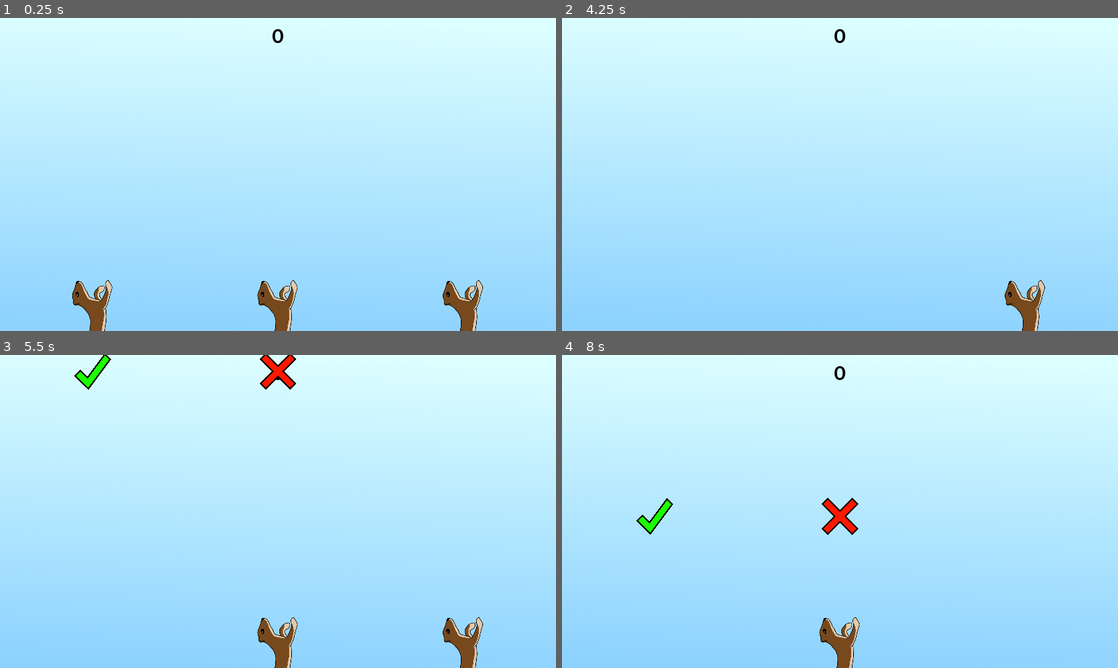
Above: before the commit, frames 1-4 (two rows, left to right).
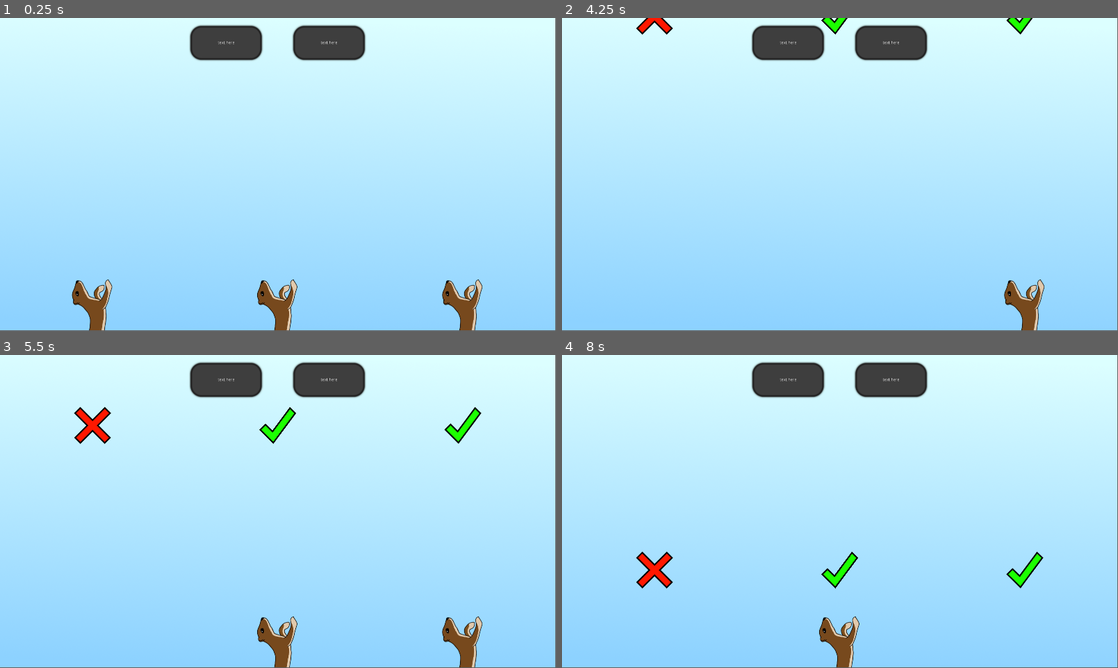
Above: after the commit, the same moments.

Repository: Tuizku/AisticoGamePrototypes
Game: Godot game, scene res://scenes/main.tscn
Same seed, same stepped clock (60 frames per second), same inputs: the game is played once before the commit and once after it.
Inputs:
- Up to frame 1 (0.25 s): no input
- Up to frame 2 (4.25 s): tap Enter at 0.5, 2, 3.5 s; hold Right (ui_right) 0.53-1.28 s; tap Space at 1.25, 2.75 s; hold Down (ui_down) 1.28-2.03 s; hold Right (ui_right) 2.03-3.53 s; hold Left (ui_left) from 3.53 s (still down)
- Up to frame 3 (5.5 s): release Left (ui_left) at 5.03 s; hold Down (ui_down) from 5.03 s (still down)
- Up to frame 4 (8 s): release Down (ui_down) at 5.78 s; hold Right (ui_right) from 5.78 s (still down)
In our replay, the window is 800x450 before the commit and 799x449 after it. These sizes can differ from the game's own. Grey fills any space a smaller window leaves; there, only what the larger window draws over its background counts as a difference.

The runs differ from the first frame. In frame 1, 3.7% of the frame differs, in the area x 12-100%, y 0-100%; in frame 2, 3.7%; in frame 3, 5.0%, in the area x 13-100%, y 0-100%; in frame 4, 4.9%.

Commit message:
wave säätöä ja UI säätöä

Diff:
--- a/Putoavat esineet/project.godot
+++ b/Putoavat esineet/project.godot
@@ -18,8 +18,6 @@
 
 window/size/width=1920
 window/size/height=1080
-window/size/fullscreen=true
-window/stretch/mode="2d"
 
 [gui]
 
--- a/Putoavat esineet/scenes/main.tscn
+++ b/Putoavat esineet/scenes/main.tscn
@@ -1,9 +1,12 @@
-[gd_scene load_steps=6 format=2]
+[gd_scene load_steps=9 format=2]
 
 [ext_resource path="res://scenes/player.tscn" type="PackedScene" id=1]
 [ext_resource path="res://sprites/background.png" type="Texture" id=2]
 [ext_resource path="res://scripts/game_controller.gd" type="Script" id=3]
 [ext_resource path="res://fonts/font.tres" type="DynamicFont" id=4]
+[ext_resource path="res://sprites/ui_box.png" type="Texture" id=5]
+[ext_resource path="res://scripts/take_whole_screen.gd" type="Script" id=6]
+[ext_resource path="res://scenes/ui_box.tscn" type="PackedScene" id=7]
 
 [sub_resource type="RectangleShape2D" id=1]
 extents = Vector2( 29.9625, 17.7907 )
@@ -38,6 +41,7 @@
 shape = SubResource( 1 )
 
 [node name="PointsText" type="RichTextLabel" parent="."]
+visible = false
 modulate = Color( 0, 0, 0, 1 )
 margin_top = 19.0
 margin_right = 1920.0
@@ -46,3 +50,76 @@
 bbcode_enabled = true
 bbcode_text = "[center]0"
 text = "0"
+
+[node name="UI" type="Control" parent="."]
+margin_right = 1920.0
+margin_bottom = 1080.0
+script = ExtResource( 6 )
+
+[node name="HBoxContainer" type="HBoxContainer" parent="UI"]
+visible = false
+anchor_left = 0.3
+anchor_top = 0.02
+anchor_right = 0.7
+anchor_bottom = 0.12
+alignment = 1
+
+[node name="ComboMultiplier" type="TextureRect" parent="UI/HBoxContainer"]
+visible = false
+margin_right = 382.0
+margin_bottom = 107.0
+size_flags_horizontal = 3
+size_flags_vertical = 3
+texture = ExtResource( 5 )
+expand = true
+
+[node name="Label" type="Label" parent="UI/HBoxContainer/ComboMultiplier"]
+anchor_right = 1.0
+anchor_bottom = 1.0
+size_flags_horizontal = 3
+size_flags_vertical = 3
+text = "hello yes"
+valign = 1
+autowrap = true
+
+[node name="Points" type="TextureRect" parent="UI/HBoxContainer"]
+visible = false
+margin_right = 684.0
+margin_bottom = 107.0
+size_flags_horizontal = 3
+size_flags_vertical = 3
+texture = ExtResource( 5 )
+expand = true
+
+[node name="Label" type="Label" parent="UI/HBoxContainer/Points"]
+anchor_right = 1.0
+anchor_bottom = 1.0
+size_flags_horizontal = 3
+size_flags_vertical = 3
+text = "hello yes"
+valign = 1
+autowrap = true
+
+[node name="NinePatchRect" parent="UI/HBoxContainer" instance=ExtResource( 7 )]
+margin_left = 344.0
+margin_right = 424.0
+margin_bottom = 107.0
+
+[node name="HBoxContainer2" type="HBoxContainer" parent="UI"]
+anchor_left = 0.3
+anchor_top = 0.02
+anchor_right = 0.7
+anchor_bottom = 0.12
+custom_constants/separation = 100
+alignment = 1
+__meta__ = {
+"_editor_description_": ""
+}
+
+[node name="Box" parent="UI/HBoxContainer2" instance=ExtResource( 7 )]
+margin_left = 78.0
+margin_right = 334.0
+
+[node name="Box2" parent="UI/HBoxContainer2" instance=ExtResource( 7 )]
+margin_left = 434.0
+margin_right = 690.0
--- /dev/null
+++ b/Putoavat esineet/scenes/ui_box.tscn
@@ -0,0 +1,20 @@
+[gd_scene load_steps=2 format=2]
+
+[ext_resource path="res://sprites/ui_box.png" type="Texture" id=1]
+
+[node name="Box" type="NinePatchRect"]
+margin_right = 256.0
+margin_bottom = 128.0
+rect_min_size = Vector2( 256, 128 )
+texture = ExtResource( 1 )
+patch_margin_left = 40
+patch_margin_top = 40
+patch_margin_right = 40
+patch_margin_bottom = 40
+
+[node name="Label" type="Label" parent="."]
+anchor_right = 1.0
+anchor_bottom = 1.0
+text = "text here"
+align = 1
+valign = 1
--- a/Putoavat esineet/scripts/game_controller.gd
+++ b/Putoavat esineet/scripts/game_controller.gd
@@ -1,19 +1,18 @@
 extends Node2D
 
 # Exports
-export var SpawnTime : float = 5
-export var ItemSpeed : float = 200
-export (float, 0, 1) var DifficultyIncreasePercentage = 0.1
+export var StartSpawnTime : float = 5
+export var StartItemSpeed : float = 200
 
 # Variables
+var wave = 0
+var combo = 0
 var points = 0
-var itemScene
-var pointsText : RichTextLabel
+var itemScene = load("res://scenes/item.tscn")
+onready var pointsText : RichTextLabel = get_node("PointsText")
 
 func _ready():
 	randomize()
-	itemScene = load("res://scenes/item.tscn")
-	pointsText = get_node("PointsText")
 
 	# Adjust players
 	var screenSizeX = get_viewport_rect().size.x
@@ -21,37 +20,39 @@
 	get_node("Player2").position.x = screenSizeX / 6 * 3
 	get_node("Player3").position.x = screenSizeX / 6 * 5
 
+	yield(get_tree().create_timer(4), "timeout")
 	waves()
 
-func _process(_delta):
-	# Spawn items when the SpawnTime has elapsed. SpawnTime decreases over time and ItemSpeed increases
-	"""currentSpawnTime -= delta
-	if currentSpawnTime <= 0:
-		spawn_items()
-		SpawnTime -= SpawnTime * DifficultyIncreasePercentage
-		currentSpawnTime = SpawnTime
-		ItemSpeed += ItemSpeed * DifficultyIncreasePercentage"""
+func _physics_process(_delta):
+	print("wave: " + str(wave) + " | combo: " + str(combo))
 
 
 
 func waves():
 	while true:
 		var screenSizeX = get_viewport_rect().size.x
+		var spawnTime
+		var speed
+
+		# Spawn items 5 times in ONE wave
 		for itemGroupIndex in 5:
-			yield(get_tree().create_timer(SpawnTime + rand_range(-0.5, 0.5)), "timeout")
+			var itemPositions = get_random_item_positions(1 + randi() % 3)
+			spawnTime = (StartSpawnTime - 0.2 * wave) - (1 / 15) * combo
+			speed = (StartItemSpeed + 15 * wave) + 5 * combo
 
-			var itemPositions = get_random_item_positions(1 + randi() % 3)
 			for itemIndex in len(itemPositions):
 				var instance = itemScene.instance()
-				instance.Speed = ItemSpeed
+				instance.Speed = speed
 				instance.position = Vector2(screenSizeX / 6 * (1 + itemPositions[itemIndex] * 2), -50)
 				instance.create_item(randi() % 2 == 1)
 				add_child(instance)
 
+			yield(get_tree().create_timer(spawnTime), "timeout")
+
 		# Wave Break Time
 		yield(get_tree().create_timer(7), "timeout")
-		SpawnTime -= SpawnTime * DifficultyIncreasePercentage
-		ItemSpeed += ItemSpeed * DifficultyIncreasePercentage
+		wave += 1
+
 
 func get_random_item_positions(amount):
 	# If amount is 1, select a random position. If 2-3, then select a possible
@@ -66,6 +67,16 @@
 			if i != notIncluded: result.append(i)
 	return result
 
+
 func change_points(amount):
 	points += amount
+	if points < 0: points = 0
 	pointsText.bbcode_text = "[center]" + str(points)
+
+func inc_combo():
+	combo += 1
+	# some visuals later here
+
+func lose_combo():
+	combo = 0
+	# some visuals later here
--- a/Putoavat esineet/scripts/player.gd
+++ b/Putoavat esineet/scripts/player.gd
@@ -2,6 +2,7 @@
 
 export var PlayerIndex : int = 0
 var keys = ["ui_left", "ui_down", "ui_right"]
+onready var gameController = get_parent()
 
 func _physics_process(_delta):
 	if Input.is_action_just_pressed(keys[PlayerIndex]):
@@ -13,5 +14,7 @@
 
 func _on_Player_body_entered(body):
 	if visible and body.is_in_group("item"):
-		get_parent().change_points(body.Score)
+		if body.Score > 0: gameController.inc_combo()
+		else: gameController.lose_combo()
+		gameController.change_points(body.Score)
 		body.queue_free()
--- /dev/null
+++ b/Putoavat esineet/scripts/take_whole_screen.gd
@@ -0,0 +1,5 @@
+extends Control
+
+func _ready():
+	margin_right = get_viewport_rect().size.x
+	margin_bottom = get_viewport_rect().size.y
Binary file added: Putoavat esineet/sprites/ui_box.png
Not shown, added: Putoavat esineet/sprites/ui_box.png.import
